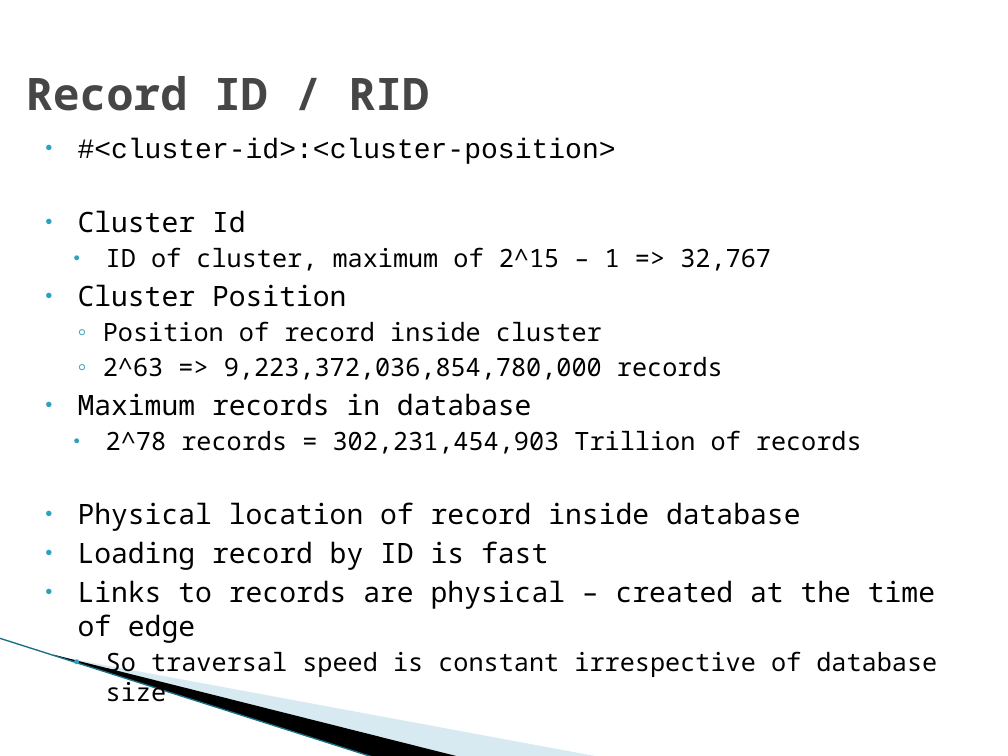
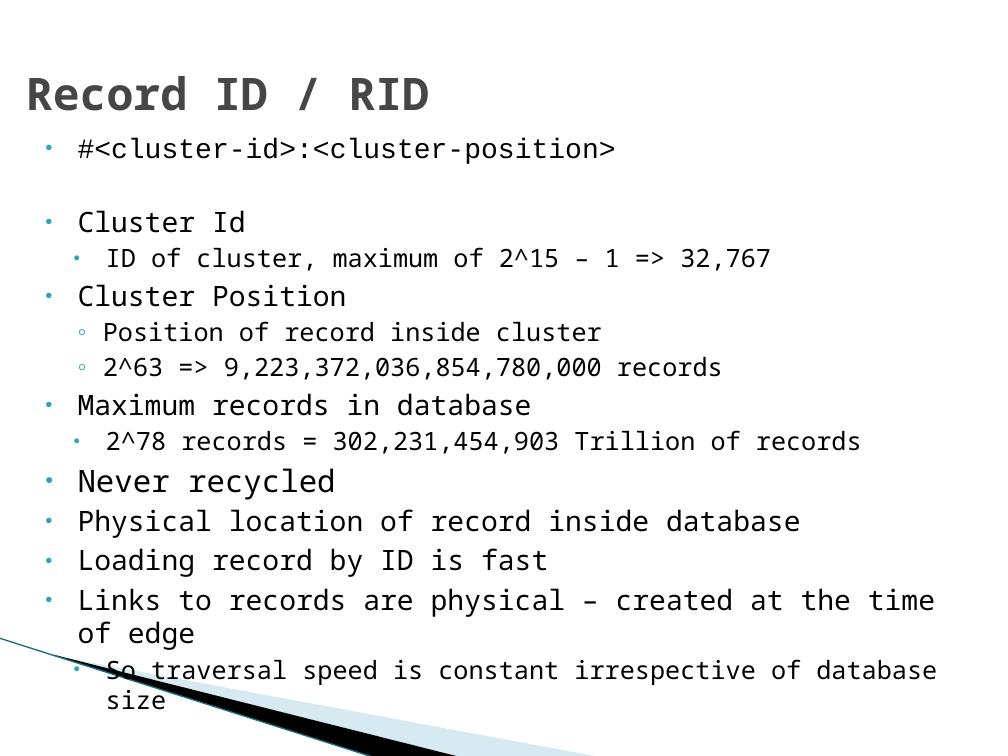
Before and after one commit to arunramkrish/bt_graphdb, a slide deck: slide 48 of presentations/2_OrientDB.pptx (slide 8 before the commit). Drawn at 1008x756 pixels with LibreOffice and Linux fonts; fonts in the diff are those of the drawing; background and template pictures are left out. Boxes give left, top, right and bottom in pixels: in the first picture for what was removed or moved away, otherwise in the second. Text is boxed around its words. In the diff, an @@ line names an element or a change of style, - is before the commit and + after.

```diff
--- a/presentations/2_OrientDB.pptx
+++ b/presentations/2_OrientDB.pptx
@@ text at [78, 468, 336, 500]: paragraph added @@
+● Never recycled
```
Also in this commit, not shown: 5 other slides changed, 46 slides added, 1 other file.
